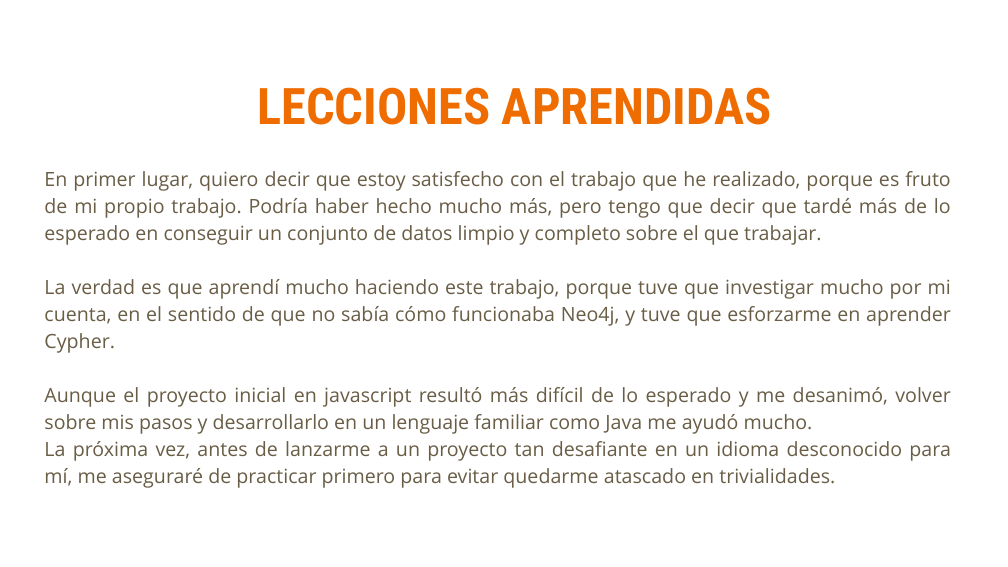
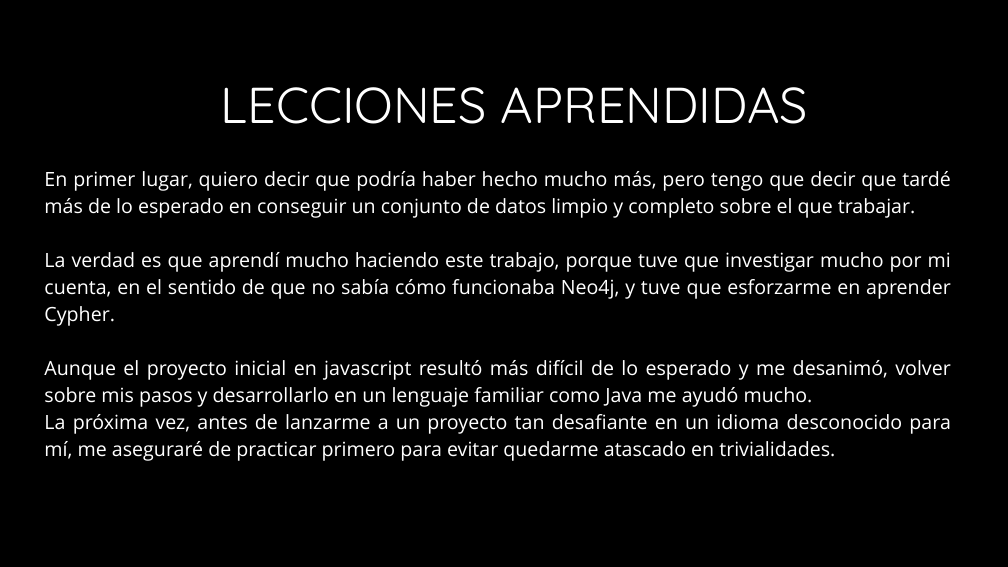
Before and after one commit to Catalfa/Recommandation_system, a slide deck: slide 13 of presentation/presentacion.pptx (slide 14 before the commit). Drawn at 1008x567 pixels with LibreOffice and Linux fonts; fonts in the diff are those of the drawing; background and template pictures are left out. Boxes give left, top, right and bottom in pixels: in the first picture for what was removed or moved away, otherwise in the second. Text is boxed around its words. In the diff, an @@ line names an element or a change of style, - is before the commit and + after.

```diff
--- a/presentation/presentacion.pptx
+++ b/presentation/presentacion.pptx
@@ background #FFFFFF to #000000 @@
@@ title "LECCIONES APRENDIDAS" at bbox=[221, 87, 808, 124]: font Roboto Condensed to Quicksand, text colour #EF6C00 to #FFFFFF, bold off; line spacing 1 to 0.9 @@
@@ text at bbox=[44, 171, 950, 218]: text changed; text colour #695D46 to #FFFFFF @@
-En primer lugar, quiero decir que estoy satisfecho con el trabajo que he realizado, porque es fruto de mi propio trabajo. Podría haber hecho mucho más, pero tengo que decir que tardé más de lo esperado en conseguir un conjunto de datos limpio y completo sobre el que trabajar.
+En primer lugar, quiero decir que podría haber hecho mucho más, pero tengo que decir que tardé más de lo esperado en conseguir un conjunto de datos limpio y completo sobre el que trabajar.
@@ text at bbox=[44, 252, 951, 461]: text colour #695D46 to #FFFFFF in "La verdad es que aprendí mucho haciendo ...", "Aunque el proyecto inicial en javascript resultó ...", "La próxima vez, antes de lanzarme a ..." @@
```
Also in this commit, not shown: 13 other slides changed, 1 slide removed, 26 other files.
